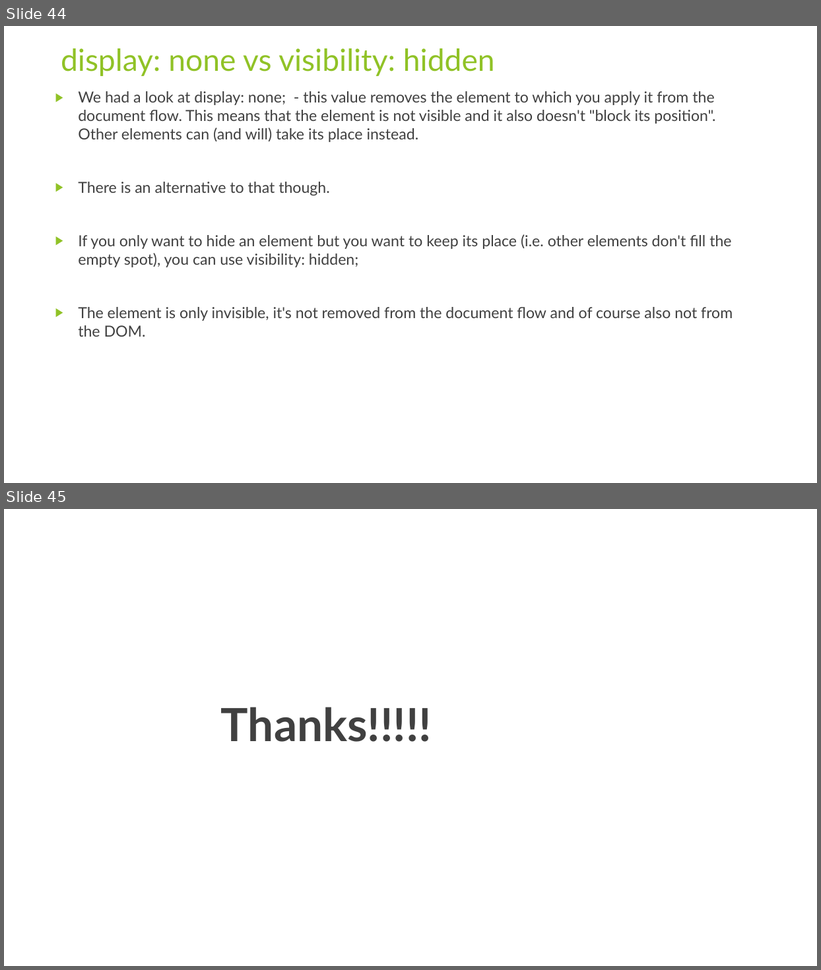
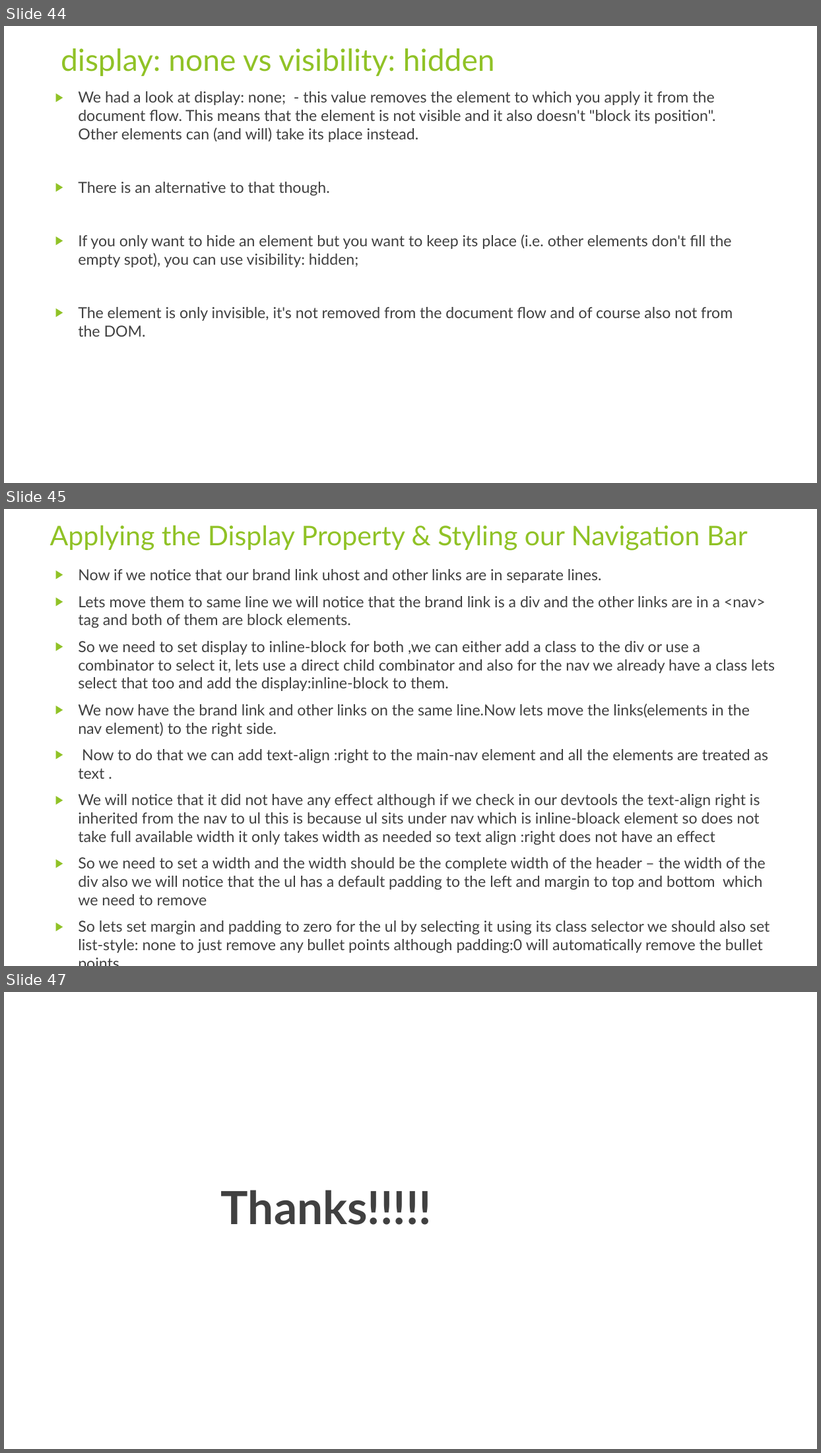
Before and after one commit to rudhrainfogain/CSS, a slide deck: PPT/Css-v3.pptx. Shown one above the other, each under a label of ours: slides 44 and 45 before the commit, slides 44, 45 and 47 after it; the slides between them are not shown. The pictures are 821x970 and 821x1453 pixels, drawn with LibreOffice and Linux fonts; fonts in the diff are those of the drawing. Boxes give left, top, right and bottom in pixels: in the first picture for what was removed or moved away, otherwise in the second. Text is boxed around its words. In the diff, an @@ line names an element or a change of style, - is before the commit and + after.

Commit message:
Applying the Display Property & Styling our Navigation Bar

```diff
--- a/PPT/Css-v3.pptx
+++ b/PPT/Css-v3.pptx
@@ slide 45 added at bbox=[4, 509, 817, 966], background #FFFFFF @@
@@ title added at bbox=[50, 525, 748, 551], 32 pt, text #90C226 @@
+Applying the Display Property & Styling our Navigation Bar
@@ text added at bbox=[78, 569, 775, 953], 18 pt, text #404040 @@
+▶ Now if we notice that our brand link uhost and other links are in separate lines.
+▶ Lets move them to same line we will notice that the brand link is a div and the other links are in a <nav> tag and both of them are block elements.
+▶ So we need to set display to inline-block for both ,we can either add a class to the div or use a combinator to select it, lets use a direct child combinator and also for the nav we already have a class lets select that too and add the display:inline-block to them.
+▶ We now have the brand link and other links on the same line.Now lets move the links(elements in the nav element) to the right side.
+▶ Now to do that we can add text-align :right to the main-nav element and all the elements are treated as text .
+▶ We will notice that it did not have any effect although if we check in our devtools the text-align right is inherited from the nav to ul this is because ul sits under nav which is inline-bloack element so does not take full available width it only takes width as needed so text align :right does not have an effect
+▶ So we need to set a width and the width should be the complete width of the header – the width of the div also we will notice that the ul has a default padding to the left and margin to top and bottom which we need to remove
+▶ So lets set margin and padding to zero for the ul by selecting it using its class selector we should also set list-style: none to just remove any bullet points although padding:0 will automatically remove the bullet points
@@ what was slide 45 is now slide 47 @@
```
Also in this commit, not shown: 1 other slide added, 2 other files.
